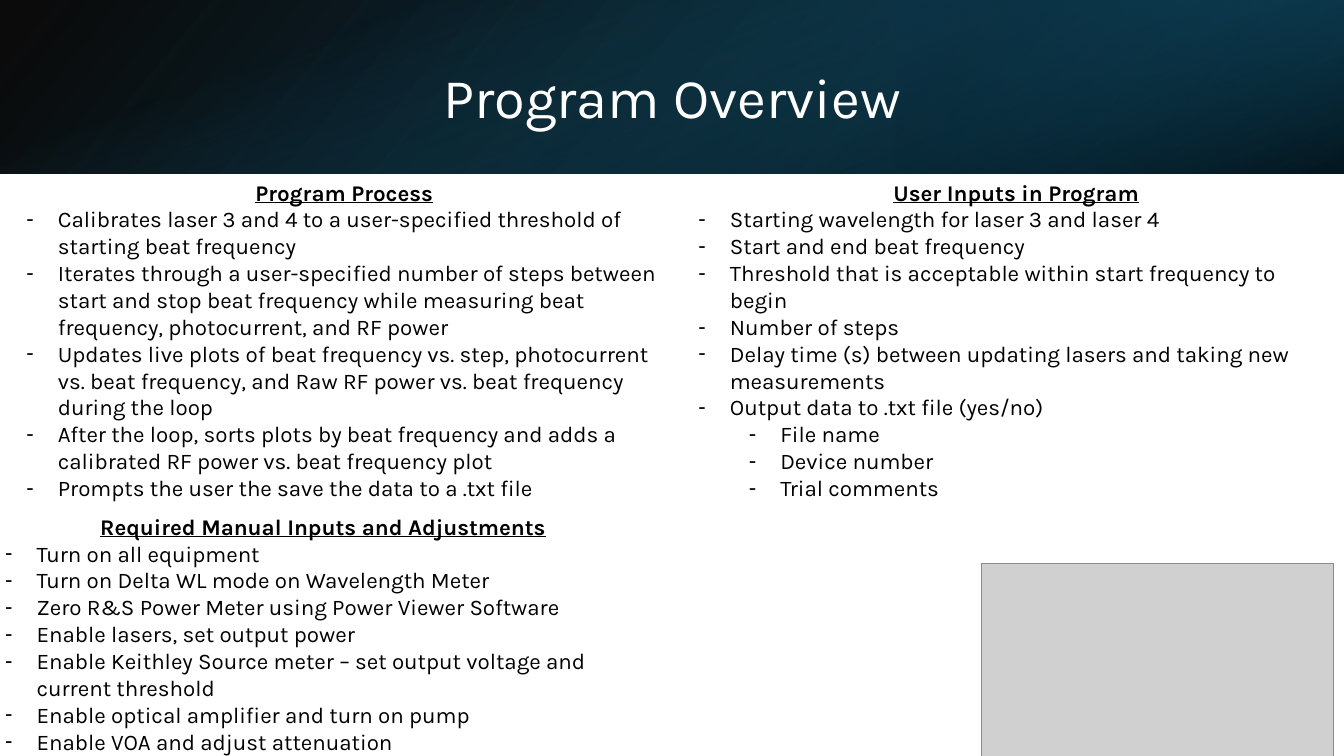
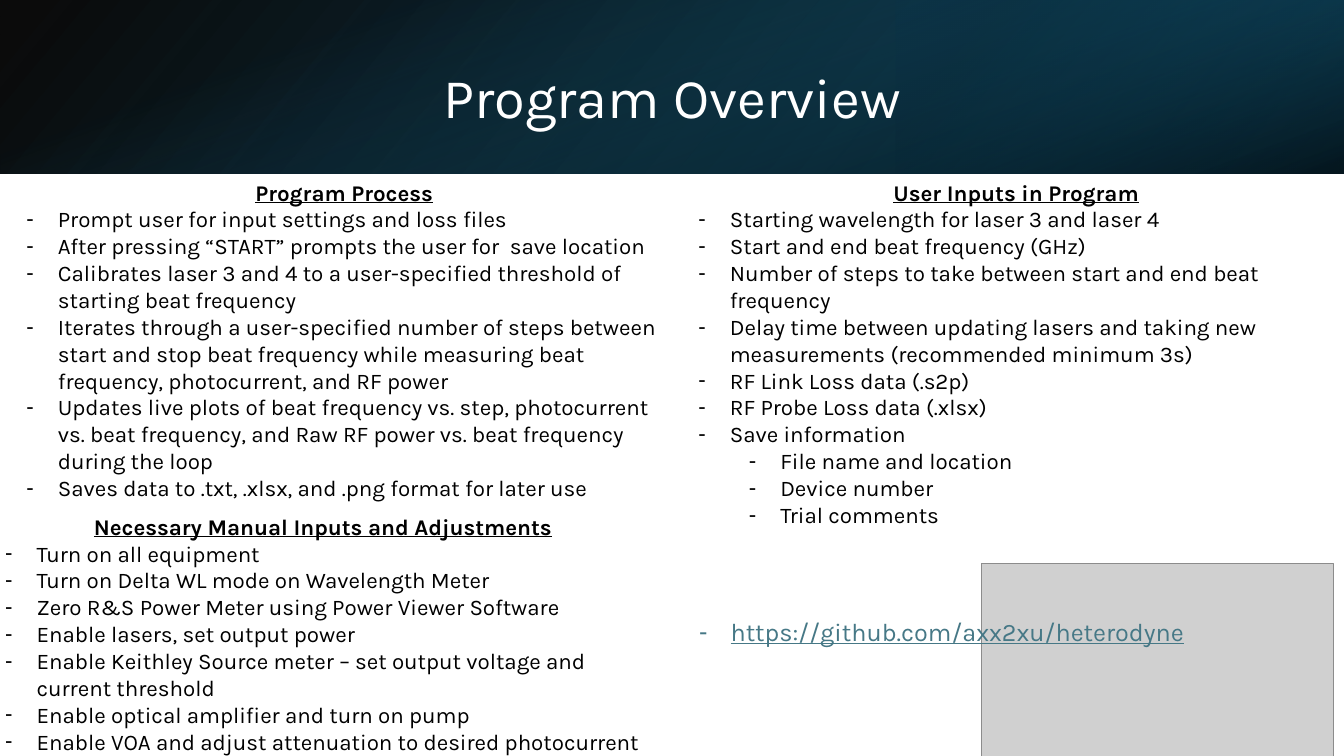
Before and after one commit to axx2xu/heterodyne, a slide deck: slide 3 of Python Heterodyne Measurement Automation Slides.pptx. Drawn at 1344x756 pixels with LibreOffice and Linux fonts; fonts in the diff are those of the drawing; grey boxes stand for pictures. Boxes give left, top, right and bottom in pixels: in the first picture for what was removed or moved away, otherwise in the second. Text is boxed around its words. In the diff, an @@ line names an element or a change of style, - is before the commit and + after.

```diff
--- a/Python Heterodyne Measurement Automation Slides.pptx
+++ b/Python Heterodyne Measurement Automation Slides.pptx
@@ text at bbox=[58, 211, 645, 260]: paragraphs added @@
+– Prompt user for input settings and loss files
+– After pressing “START” prompts the user for save location
@@ text at bbox=[730, 238, 1258, 470]: text changed @@
-– Start and end beat frequency
-– Threshold that is acceptable within start frequency to begin
-– Number of steps
-– Delay time (s) between updating lasers and taking new measurements
-– Output data to .txt file (yes/no)
-  – File name
+– Start and end beat frequency (GHz)
+– Number of steps to take between start and end beat frequency
+– Delay time between updating lasers and taking new measurements (recommended minimum 3s)
+– RF Link Loss data (.s2p)
+– RF Probe Loss data (.xlsx)
+– Save information
+  – File name and location
@@ text at bbox=[58, 480, 587, 502]: text changed @@
-– After the loop, sorts plots by beat frequency and adds a calibrated RF power vs. beat frequency plot
-– Prompts the user the save the data to a .txt file
+– Saves data to .txt, .xlsx, and .png format for later use
@@ text at bbox=[94, 519, 551, 541]: text changed @@
-Required Manual Inputs and Adjustments
+Necessary Manual Inputs and Adjustments
@@ text added at bbox=[731, 619, 1184, 648], 18 pt, text #467886, underline @@
+– https://github.com/axx2xu/heterodyne
@@ text at bbox=[37, 734, 639, 756]: text changed @@
-– Enable VOA and adjust attenuation
+– Enable VOA and adjust attenuation to desired photocurrent
```
Also in this commit, not shown: 7 other slides changed, 4 slides added, 1 slide removed, 10 other files.
